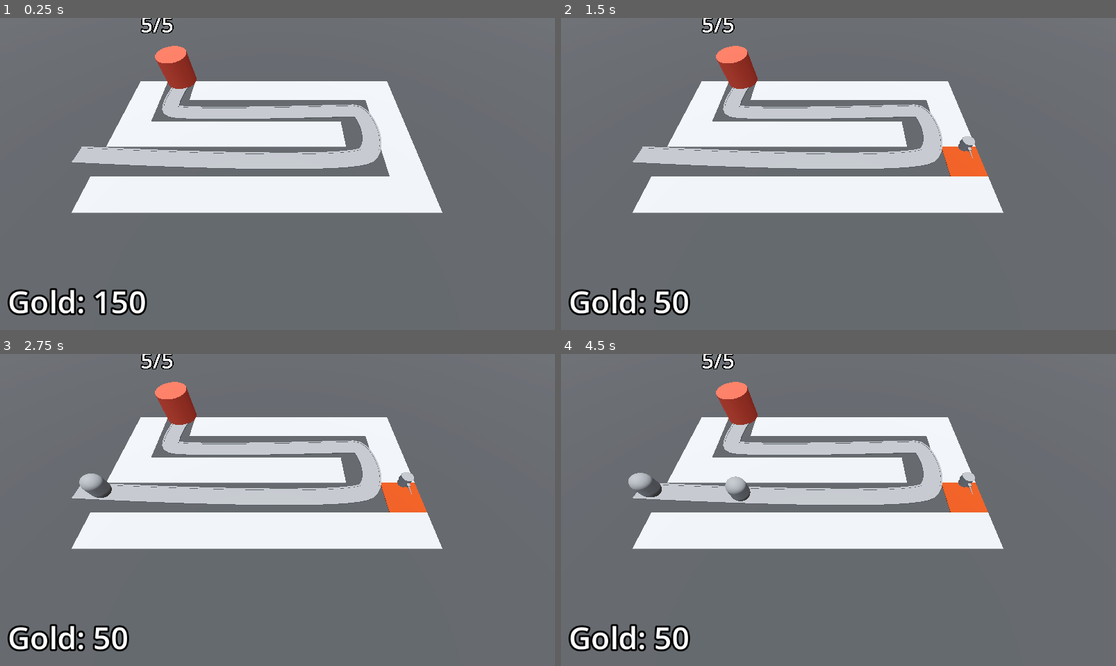
Above: before the commit, frames 1-4 (two rows, left to right).
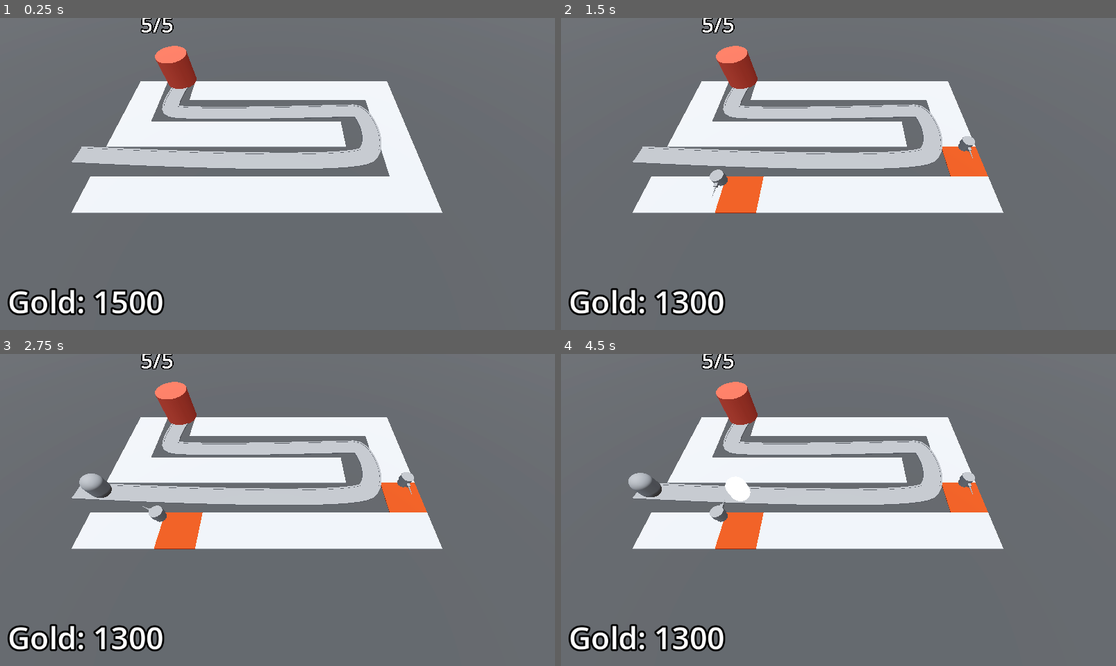
Above: after the commit, the same moments.

Repository: AlexanderMendivil/barbarian_blaster
Game: Godot game, scene res://BaseLevel.tscn
Two runs of this game, one before a commit and one after it. Both use one fixed random seed, a clock stepped at 60 frames per second and the inputs below.
Inputs (mouse positions are in pixels of both pictures, inside the frame that each line leads up to):
- Up to frame 1 (0.25 s): no input
- Up to frame 2 (1.5 s): tap Enter at 0.5 s; move the mouse to (960, 158) at 0.52 s; click (960, 158) at 0.6 s; tap Space at 1.25 s; move the mouse to (727, 189) at 1.27 s; click (727, 189) at 1.35 s
- Up to frame 3 (2.75 s): tap Enter at 2 s; move the mouse to (333, 441) at 2.02 s; click (333, 441) at 2.1 s
- Up to frame 4 (4.5 s): move the mouse to (810, 572) at 2.77 s; click (810, 572) at 2.85 s; move the mouse to (1005, 556) at 3.52 s; click (1005, 556) at 3.6 s; move the mouse to (672, 463) at 4.27 s; click (672, 463) at 4.35 s

The runs differ from the first frame. In frame 1, 0.2% of the frame differs, in the area x 26-30%, y 86-96%; in frame 2, 1.7%; in frame 3, 1.7%; in frame 4, 2.0%, in the area x 16-37%, y 39-96%.

Commit message:
Fix enemy damage bug

Diff:
--- a/Bank.gd
+++ b/Bank.gd
@@ -1,6 +1,6 @@
 extends MarginContainer
 
-@export var starting_gold := 150
+@export var starting_gold := 1500
 @onready var label: Label = $Label
 var gold : int:
 	set(gold_in):
--- a/bullet/bullet.gd
+++ b/bullet/bullet.gd
@@ -3,10 +3,9 @@
 
 var direction := Vector3.FORWARD
 @export var speed := 30.0
-@onready var enemy
 
 func _ready() -> void:
-	enemy = get_tree().get_first_node_in_group("ENEMY_AREA")
+	pass
 
 func _physics_process(delta):
 	position += (direction * speed) * delta
@@ -19,8 +18,5 @@
 
 func _on_area_entered(area:Area3D):
 	if area.is_in_group('ENEMY_AREA'):
-		var parent = enemy.get_parent()
-		parent.damage(10)
-		if is_instance_valid(enemy):
-			queue_free()
-	pass # Replace with function body.
+		area.get_parent().damage(10)
+		queue_free()
--- a/enemy/enemy.gd
+++ b/enemy/enemy.gd
@@ -14,7 +14,7 @@
 
 		current_health = health_in
 		if current_health < 1:
-			bank.gold += max_gold_earned
+			bank.gold += 100
 			queue_free()
 
 func _ready() -> void:
